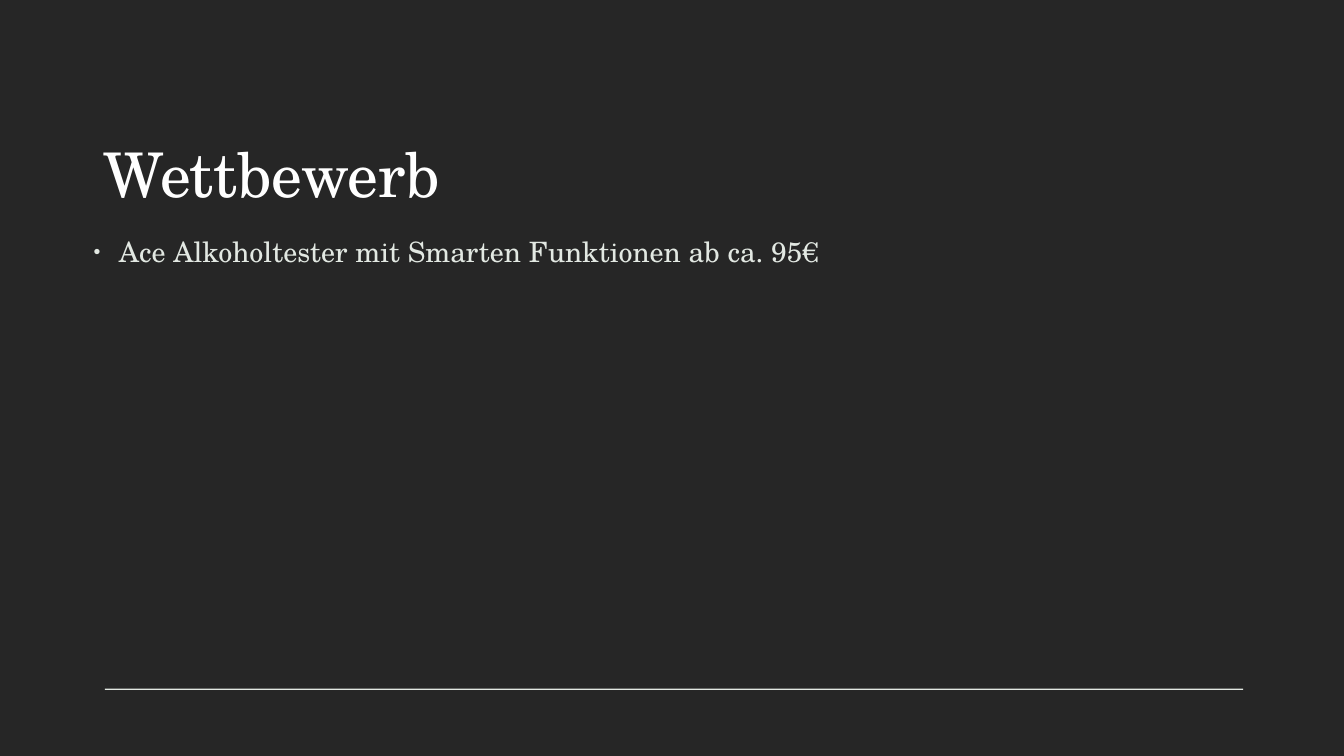
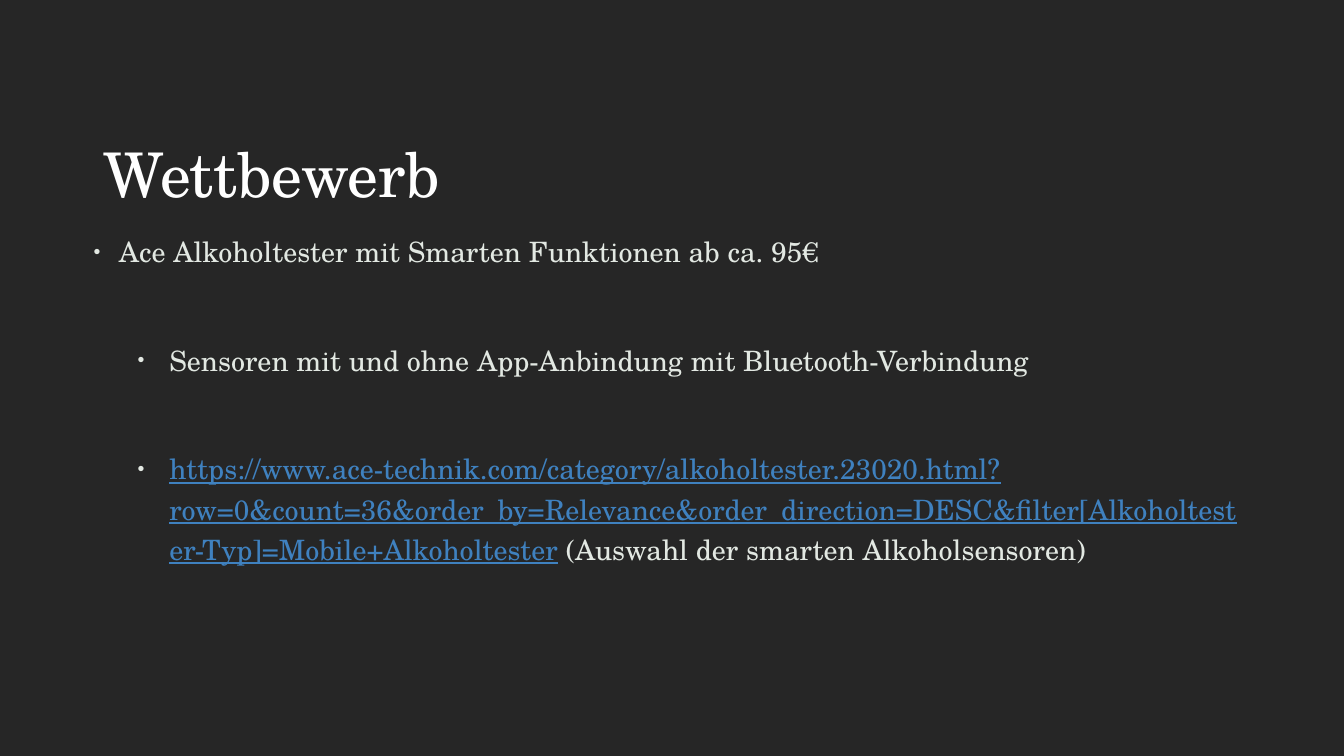
Before and after one commit to B4ldur-ts/smart-booze, a slide deck: slide 14 of Smartbooze_Pitch_Deck.pptx (slide 12 before the commit). Drawn at 1344x756 pixels with LibreOffice and Linux fonts; fonts in the diff are those of the drawing. Boxes give left, top, right and bottom in pixels: in the first picture for what was removed or moved away, otherwise in the second. Text is boxed around its words. In the diff, an @@ line names an element or a change of style, - is before the commit and + after.

```diff
--- a/Smartbooze_Pitch_Deck.pptx
+++ b/Smartbooze_Pitch_Deck.pptx
@@ text at (169, 350, 1236, 566): paragraphs added @@
+    • Sensoren mit und ohne App-Anbindung mit Bluetooth-Verbindung
+    • https://www.ace-technik.com/category/alkoholtester.23020.html?row=0&count=36&order_by=Relevance&order_direction=DESC&filter[Alkoholtester-Typ]=Mobile+Alkoholtester (Auswahl der smarten Alkoholsensoren)
@@ line removed from (105, 690) to (1243, 690) @@
```
Also in this commit, not shown: 11 other slides changed, 3 slides added, 1 slide removed.
